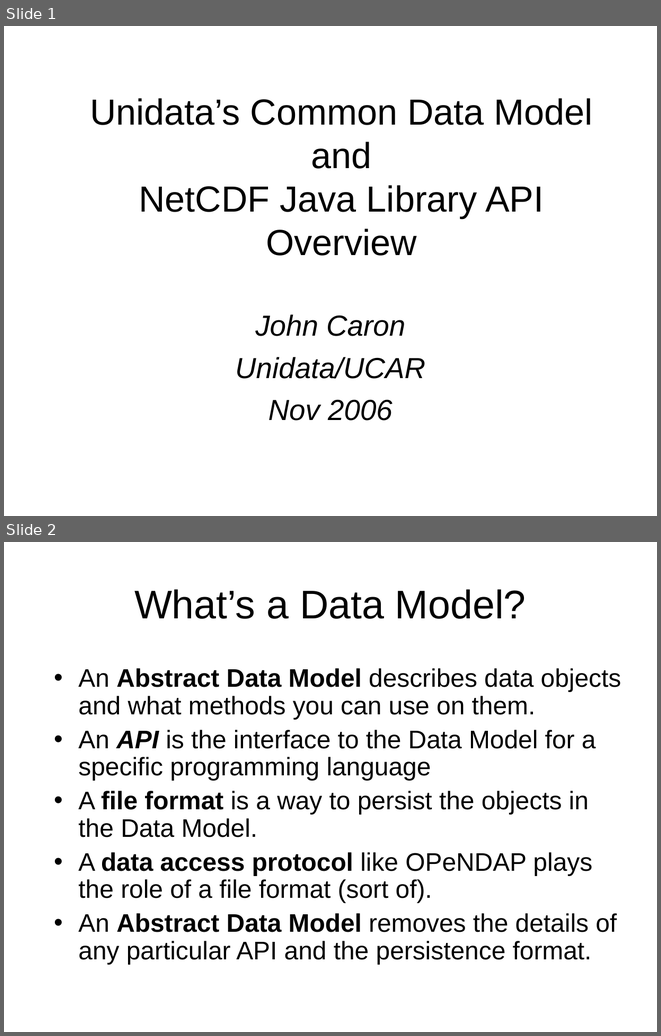
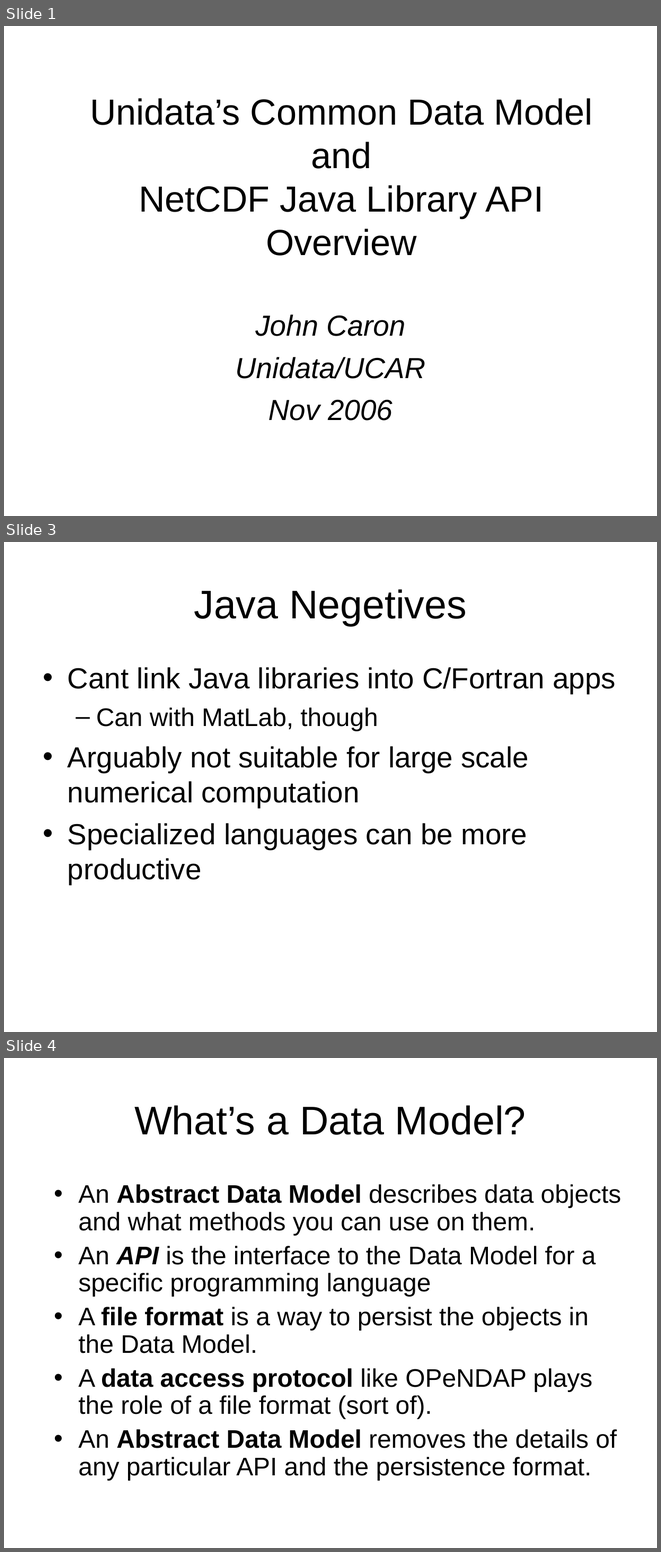
Before and after one commit to ooici-eoi/THREDDS, a slide deck: docs/web/netcdf-java/site/tutorial/CDMoverview.ppt. Shown one above the other, each under a label of ours: slides 1 and 2 before the commit, slides 1, 3 and 4 after it; the slides between them are not shown. The pictures are 661x1036 and 661x1552 pixels, drawn with LibreOffice and Linux fonts; fonts in the diff are those of the drawing; background and template pictures are left out. Boxes give left, top, right and bottom in pixels: in the first picture for what was removed or moved away, otherwise in the second. Text is boxed around its words. In the diff, an @@ line names an element or a change of style, - is before the commit and + after.

```diff
--- a/docs/web/netcdf-java/site/tutorial/CDMoverview.ppt
+++ b/docs/web/netcdf-java/site/tutorial/CDMoverview.ppt
@@ slide 3 added at box(4, 542, 657, 1032), background picture (left out) @@
@@ title added at box(194, 589, 467, 626), 44 pt, text #000000 @@
+Java Negetives
@@ text added at box(68, 667, 616, 884), 32 pt, text #000000 @@
+• Cant link Java libraries into C/Fortran apps
+  – Can with MatLab, though
+• Arguably not suitable for large scale numerical computation
+• Specialized languages can be more productive
@@ what was slide 2 is now slide 4 @@
```
Also in this commit, not shown: 1 other slide added, 1 slide removed, 15 other files.
